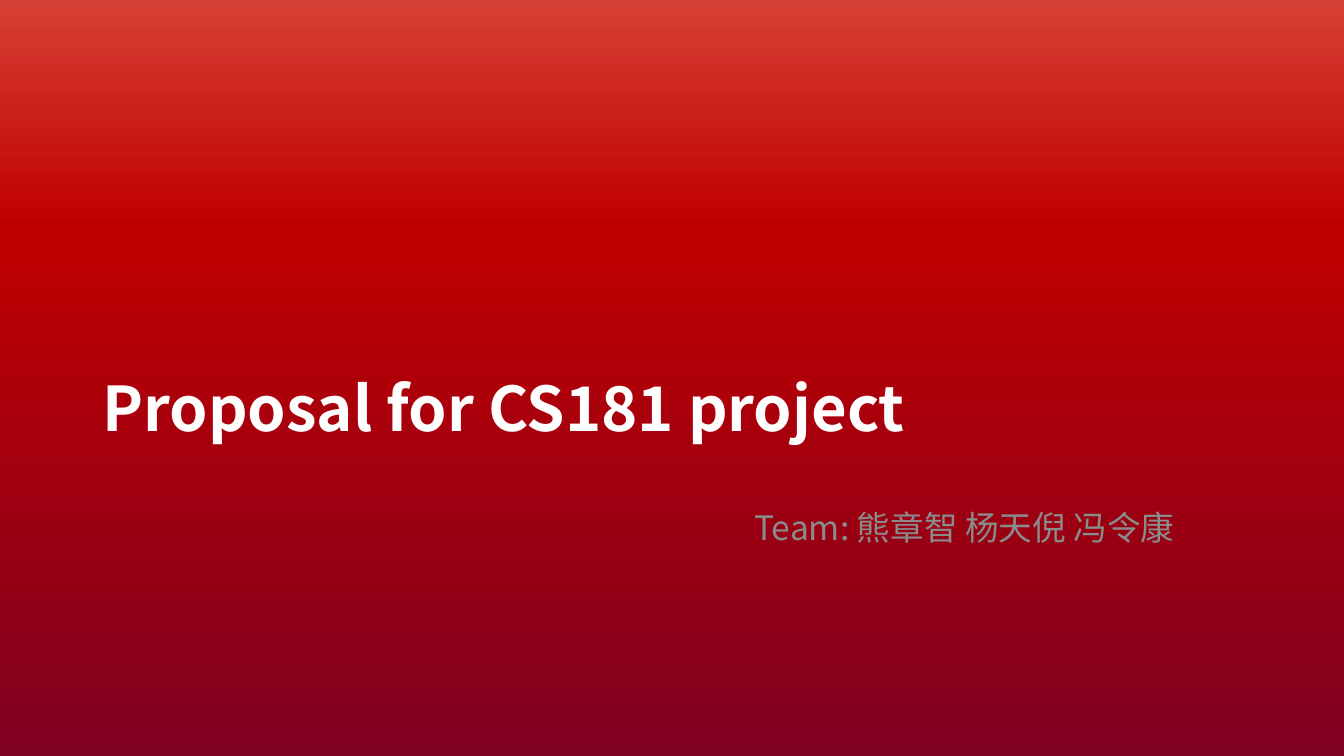
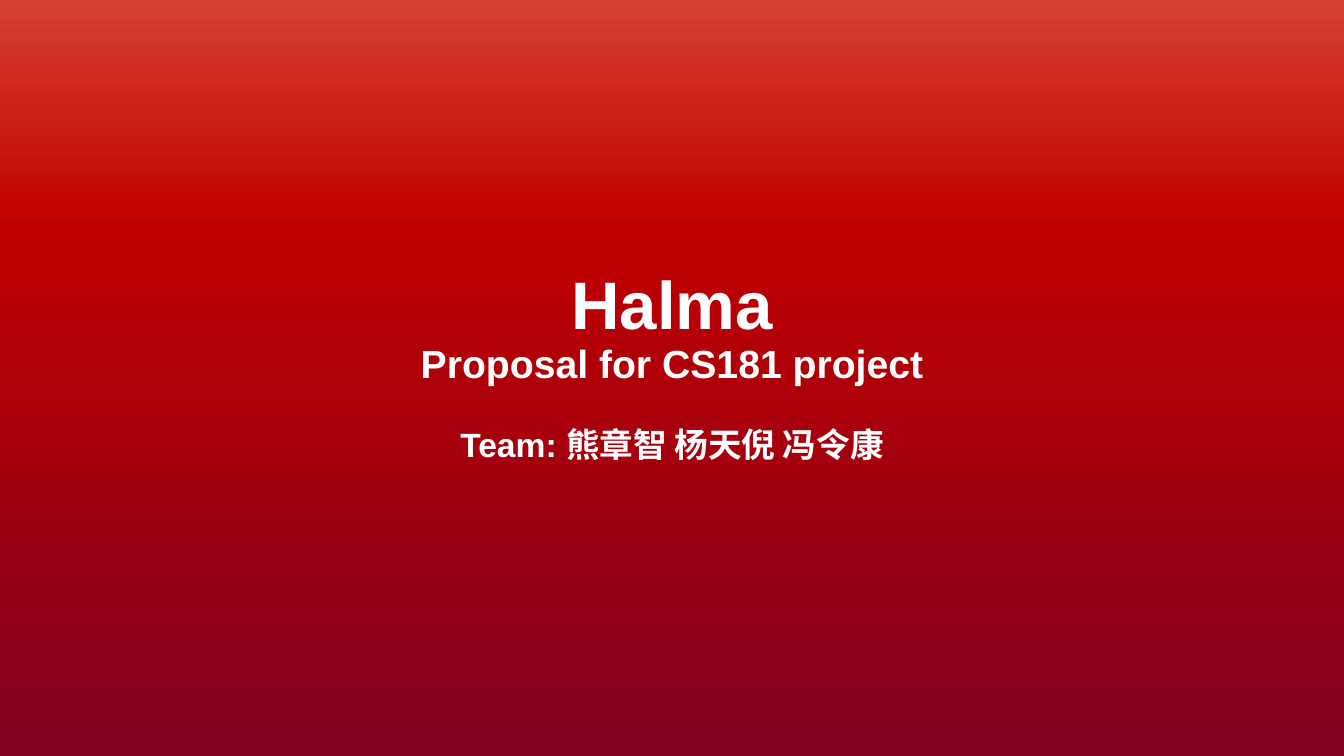
Before and after one commit to Github-Anderson/CS181-Project, a slide deck: slide 1 of presentation/proposal.pptx. Drawn at 1344x756 pixels with LibreOffice and Linux fonts; fonts in the diff are those of the drawing; background and template pictures are left out. Boxes give left, top, right and bottom in pixels: in the first picture for what was removed or moved away, otherwise in the second. Text is boxed around its words. In the diff, an @@ line names an element or a change of style, - is before the commit and + after.

Commit message:
update proposal

```diff
--- a/presentation/proposal.pptx
+++ b/presentation/proposal.pptx
@@ title at (x1=421, y1=280, x2=924, y2=460): text changed; size 44 to 28 pt; font Noto Sans CJK SC to Arial @@
-Proposal for CS181 project
+Halma
+Proposal for CS181 project
+Team: 熊章智 杨天倪 冯令康
@@ text removed at (x1=754, y1=511, x2=1175, y2=543) @@
-Team: 熊章智 杨天倪 冯令康
```
Also in this commit, not shown: 9 other slides changed, 1 other file.
